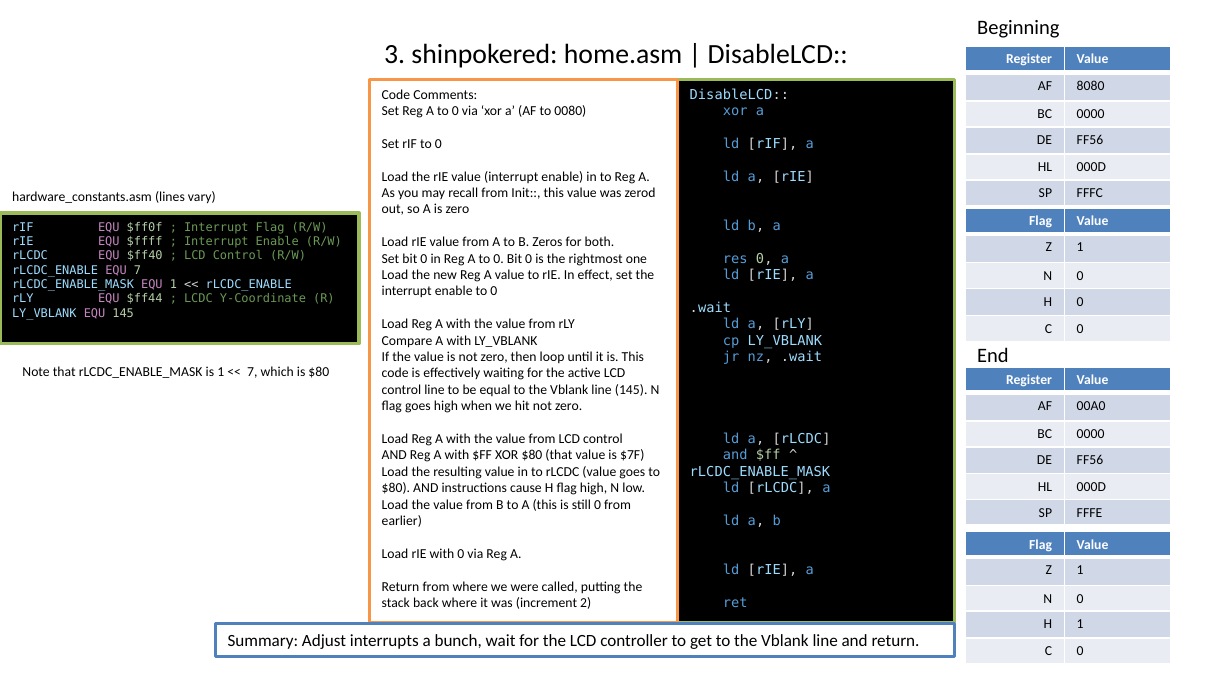
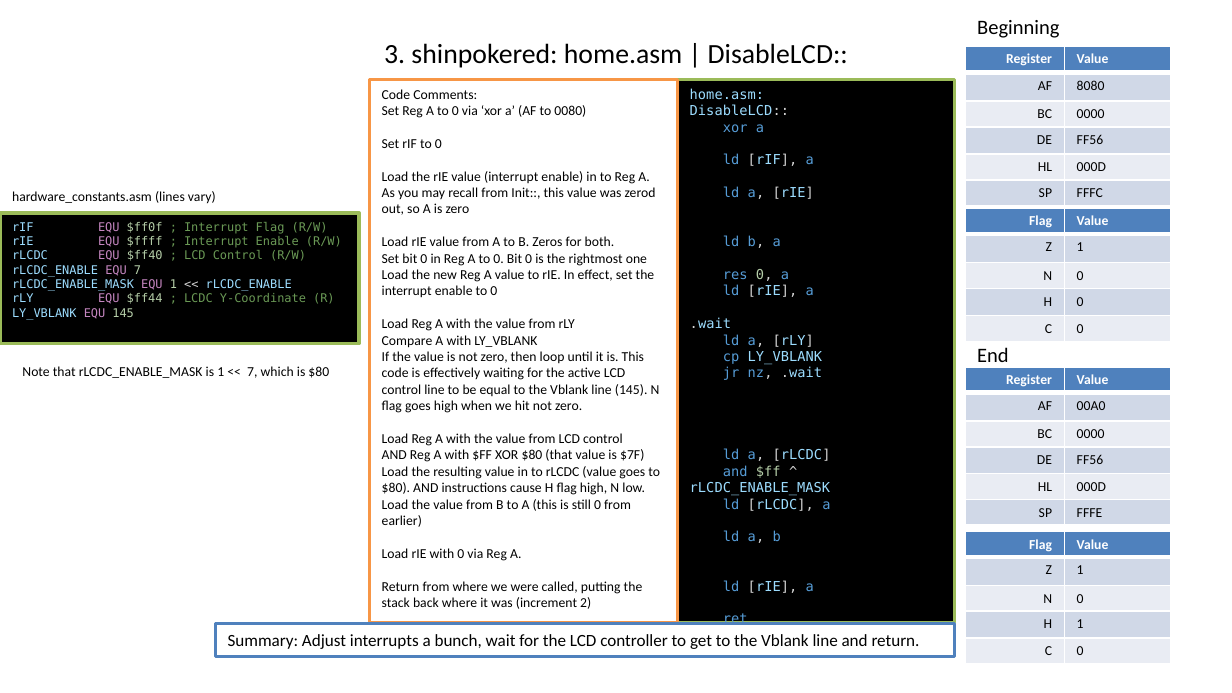
Before and after one commit to timweilert/DK94_Color, a slide deck: slide 5 of SGB_TO_GBC.pptx. Drawn at 1232x693 pixels with LibreOffice and Linux fonts; fonts in the diff are those of the drawing. Boxes give left, top, right and bottom in pixels: in the first picture for what was removed or moved away, otherwise in the second. Text is boxed around its words. In the diff, an @@ line names an element or a change of style, - is before the commit and + after.

```diff
--- a/SGB_TO_GBC.pptx
+++ b/SGB_TO_GBC.pptx
@@ text in rectangle at (690,88,764,100): paragraph added @@
+home.asm:
```
Also in this commit, not shown: 7 other slides changed, 12 slides added.
